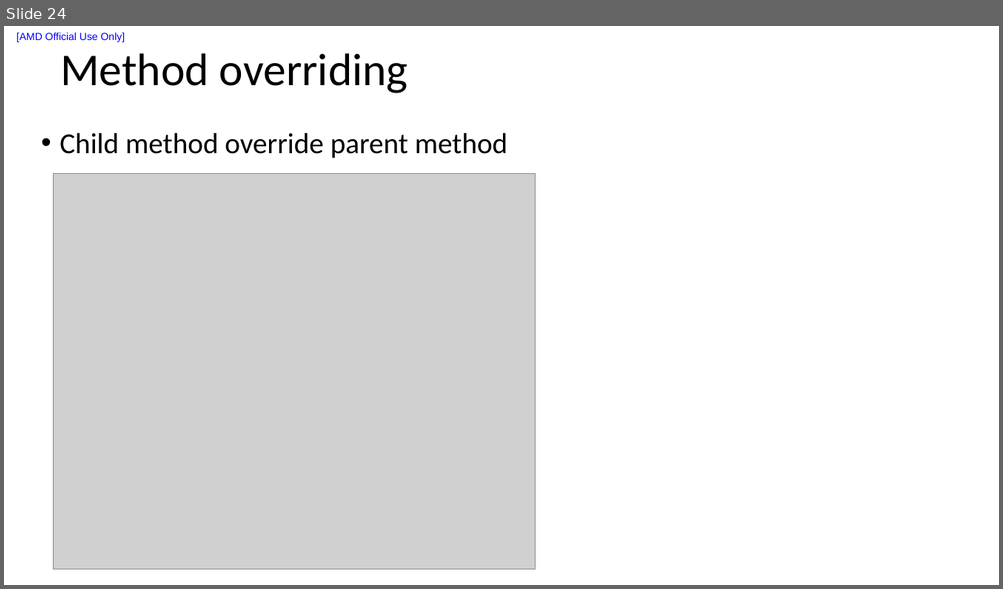
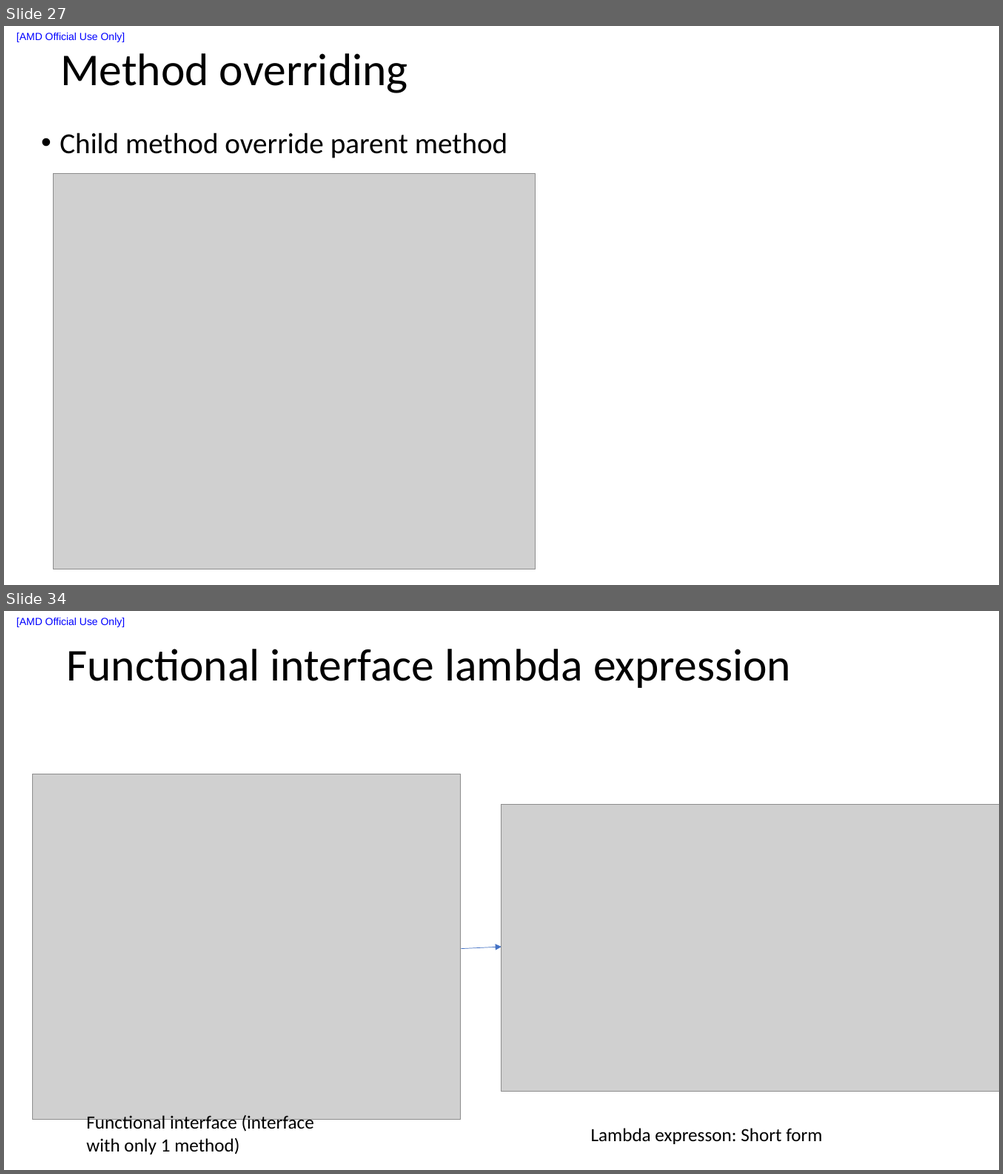
Before and after one commit to liuxu-github-ui/Java, a slide deck: Youtube_tutorial/Notes.pptx. Shown one above the other, each under a label of ours: slide 24 before the commit, slides 27 and 34 after it; the slides between them are not shown. The pictures are 1003x589 and 1003x1174 pixels, drawn with LibreOffice and Linux fonts; fonts in the diff are those of the drawing; grey boxes stand for pictures. Boxes give left, top, right and bottom in pixels: in the first picture for what was removed or moved away, otherwise in the second. Text is boxed around its words. In the diff, an @@ line names an element or a change of style, - is before the commit and + after.

```diff
--- a/Youtube_tutorial/Notes.pptx
+++ b/Youtube_tutorial/Notes.pptx
@@ slide 34 added at box(4, 611, 999, 1170), background #FFFFFF; not listed: 1 template element that a slide beside it also shows @@
@@ title added at box(66, 649, 791, 688), 44 pt, text #000000 @@
+Functional interface lambda expression
@@ picture added at box(33, 775, 461, 1121) @@
@@ picture added at box(502, 805, 999, 1091) @@
@@ arrow added from (461, 949) to (502, 947), #4472C4 0.5 pt @@
@@ text added at box(86, 1116, 314, 1155), 18 pt, text #000000 @@
+Functional interface (interface with only 1 method)
@@ text added at box(591, 1128, 822, 1145), 18 pt, text #000000 @@
+Lambda expresson: Short form
@@ what was slide 24 is now slide 27 @@
```
Also in this commit, not shown: 1 slide changed, 12 other slides added, 3 other files.
